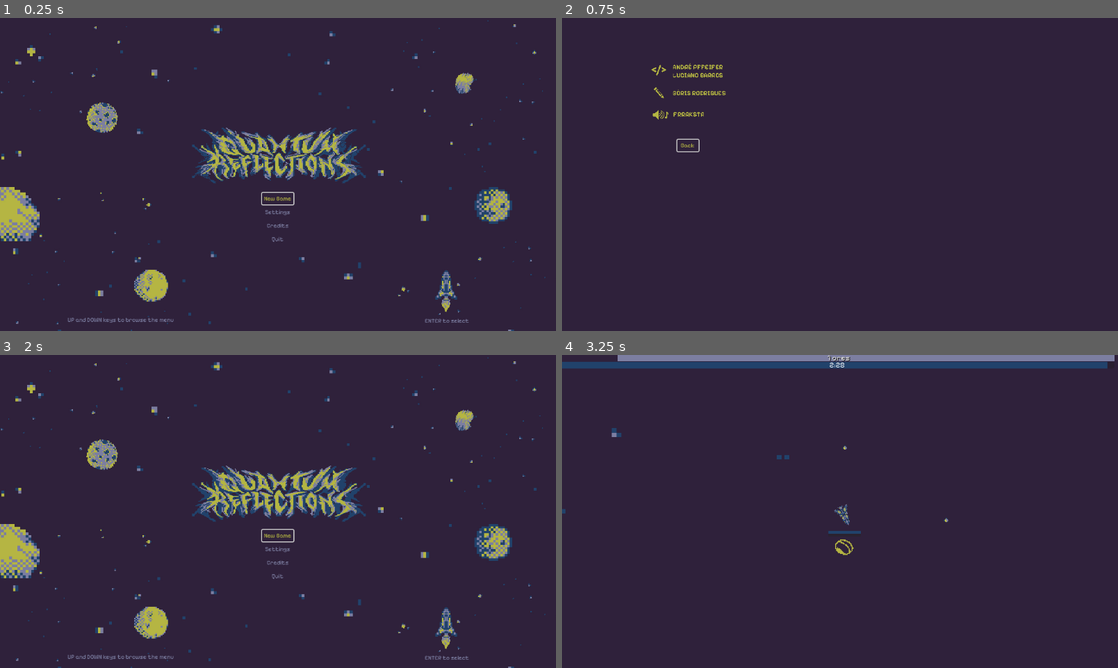
Above: before the commit, frames 1-4 (two rows, left to right).
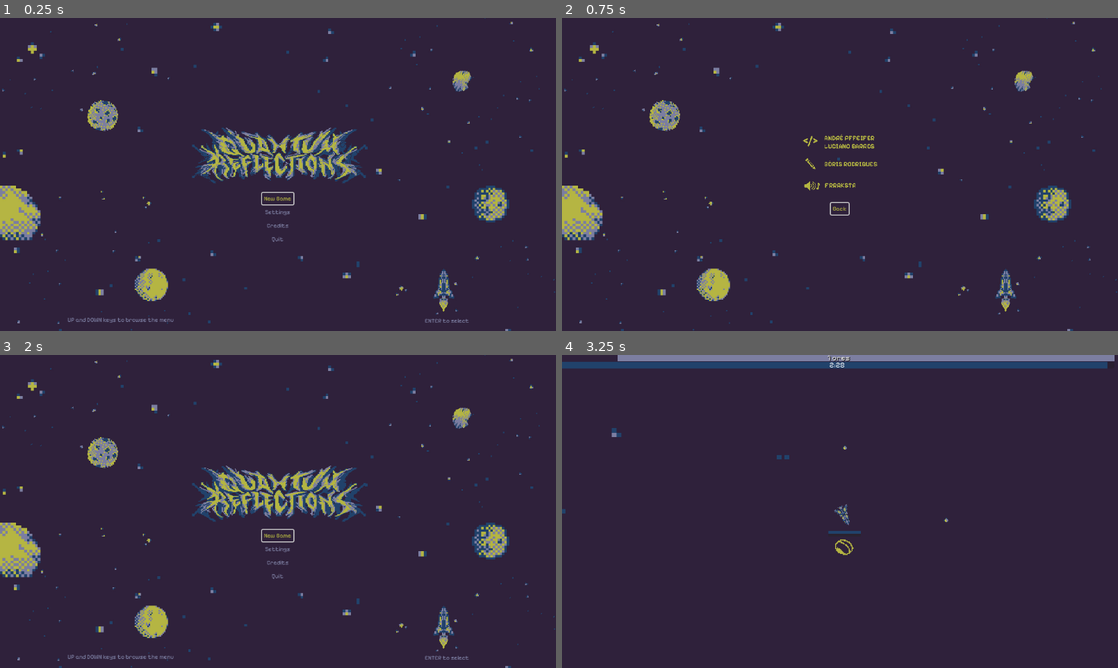
Above: after the commit, the same moments.

Repository: iparosds/Quantum-Reflections
Game: Godot game, scene res://scenes/menu.tscn
Two runs of this game, one before a commit and one after it. Both use one fixed random seed, a clock stepped at 60 frames per second and the inputs below.
Inputs (mouse positions are in pixels of both pictures, inside the frame that each line leads up to):
- Up to frame 1 (0.25 s): no input
- Up to frame 2 (0.75 s): click "Credits" at 0.5 s
- Up to frame 3 (2 s): click "Back" at 1.25 s
- Up to frame 4 (3.25 s): click "New Game" at 2 s; tap Enter (enter) at 2.75, 2.85 s; move the mouse to (962, 495) at 2.77 s; hold Right (move_right) from 2.78 s (still down)

The runs differ from the first frame. In frame 1, 2.9% of the frame differs, in the area x 0-100%, y 0-100%; in frame 2, 4.6%; in frame 3, 2.9%; in frame 4, nothing differs.

Commit message:
taiga-/task/5: centralizar tela de créditos

Diff:
--- a/scenes/creditos.gd
+++ b/scenes/creditos.gd
@@ -1,6 +1,5 @@
-extends Node2D
-
-@onready var back = $Back as Button
+extends CanvasLayer
+@onready var back : Button = $MarginContainer/VBoxContainer/Back
 
 func _ready():
 	back.grab_focus()
--- a/scenes/creditos.tscn
+++ b/scenes/creditos.tscn
@@ -1,44 +1,67 @@
-[gd_scene load_steps=6 format=3 uid="uid://1xxwiwv6mkli"]
+[gd_scene load_steps=8 format=3 uid="uid://1xxwiwv6mkli"]
 
 [ext_resource type="Script" uid="uid://cbxje6cicf13l" path="res://scenes/creditos.gd" id="1_72of5"]
 [ext_resource type="Texture2D" uid="uid://krnpsv5q7w60" path="res://assets/sprites/creditos2.png" id="1_ltvou"]
+[ext_resource type="Texture2D" uid="uid://jvmip0bjonjh" path="res://assets/sprites/bg menu.jpg" id="2_idjxt"]
 [ext_resource type="FontFile" uid="uid://d3qxk71omhsy" path="res://assets/font/PixelifySans-VariableFont_wght.ttf" id="3_kuonx"]
 [ext_resource type="AudioStream" uid="uid://bnr2bup87a15w" path="res://assets/sounds/MENU SOUND - SELECT.wav" id="4_0k3em"]
 [ext_resource type="AudioStream" uid="uid://ttsymx30w523" path="res://assets/sounds/MENU SOUND - DOWN.wav" id="5_biifp"]
 
-[node name="Creditos" type="Node2D"]
-position = Vector2(515, 264)
+[sub_resource type="Theme" id="Theme_idjxt"]
+default_font_size = 24
+
+[node name="Creditos" type="CanvasLayer"]
 script = ExtResource("1_72of5")
 
-[node name="MarginContainer" type="MarginContainer" parent="."]
+[node name="TextureRect" type="TextureRect" parent="."]
 anchors_preset = 15
 anchor_right = 1.0
 anchor_bottom = 1.0
 grow_horizontal = 2
 grow_vertical = 2
+texture = ExtResource("2_idjxt")
+expand_mode = 2
+
+[node name="MarginContainer" type="MarginContainer" parent="."]
+anchors_preset = 8
+anchor_left = 0.5
+anchor_top = 0.5
+anchor_right = 0.5
+anchor_bottom = 0.5
+offset_left = -77.0
+offset_top = -99.0
+offset_right = 77.0
+offset_bottom = 99.0
+grow_horizontal = 2
+grow_vertical = 2
 size_flags_horizontal = 4
 size_flags_vertical = 4
+theme = SubResource("Theme_idjxt")
+theme_override_constants/margin_top = 16
+theme_override_constants/margin_bottom = 16
+
+[node name="VBoxContainer2" type="VBoxContainer" parent="MarginContainer"]
+layout_mode = 2
+
+[node name="TextureRect" type="TextureRect" parent="MarginContainer/VBoxContainer2"]
+layout_mode = 2
+texture = ExtResource("1_ltvou")
+stretch_mode = 5
 
 [node name="VBoxContainer" type="VBoxContainer" parent="MarginContainer"]
 layout_mode = 2
 size_flags_horizontal = 4
+size_flags_vertical = 8
+size_flags_stretch_ratio = 0.0
+theme = SubResource("Theme_idjxt")
+
+[node name="Back" type="Button" parent="MarginContainer/VBoxContainer"]
+layout_mode = 2
+size_flags_horizontal = 4
 size_flags_vertical = 4
-
-[node name="Sprite2D" type="Sprite2D" parent="MarginContainer/VBoxContainer"]
-position = Vector2(-253, -111)
-texture = ExtResource("1_ltvou")
-
-[node name="Back" type="Button" parent="."]
-anchors_preset = -1
-offset_left = -276.0
-offset_top = -12.0
-offset_right = -232.0
-offset_bottom = 12.0
-grow_horizontal = 2
-grow_vertical = 2
 theme_override_colors/font_hover_color = Color(0.705882, 0.709804, 0.258824, 1)
+theme_override_colors/font_color = Color(0.486275, 0.494118, 0.631373, 1)
 theme_override_colors/font_focus_color = Color(0.705882, 0.709804, 0.258824, 1)
-theme_override_colors/font_color = Color(0.486275, 0.494118, 0.631373, 1)
 theme_override_fonts/font = ExtResource("3_kuonx")
 theme_override_font_sizes/font_size = 12
 text = "Back"
@@ -50,5 +73,5 @@
 [node name="down_sound" type="AudioStreamPlayer" parent="."]
 stream = ExtResource("5_biifp")
 
-[connection signal="mouse_entered" from="Back" to="." method="_on_back_mouse_entered"]
-[connection signal="pressed" from="Back" to="." method="_on_back_pressed"]
+[connection signal="mouse_entered" from="MarginContainer/VBoxContainer/Back" to="." method="_on_back_mouse_entered"]
+[connection signal="pressed" from="MarginContainer/VBoxContainer/Back" to="." method="_on_back_pressed"]
--- a/scenes/menu.tscn
+++ b/scenes/menu.tscn
@@ -90,10 +90,15 @@
 theme = SubResource("Theme_uhqyi")
 script = ExtResource("1_l1qqr")
 
-[node name="Sprite2D" type="Sprite2D" parent="."]
-position = Vector2(578, 327.25)
-scale = Vector2(0.605208, 0.595833)
+[node name="TextureRect" type="TextureRect" parent="."]
+layout_mode = 1
+anchors_preset = 15
+anchor_right = 1.0
+anchor_bottom = 1.0
+grow_horizontal = 2
+grow_vertical = 2
 texture = ExtResource("7_apl2l")
+expand_mode = 2
 
 [node name="MarginContainer" type="MarginContainer" parent="."]
 layout_mode = 1
@@ -125,8 +130,8 @@
 focus_neighbor_bottom = NodePath("../Settings")
 theme = SubResource("Theme_uhqyi")
 theme_override_colors/font_hover_color = Color(0.705882, 0.709804, 0.258824, 1)
-theme_override_colors/font_focus_color = Color(0.705882, 0.709804, 0.258824, 1)
-theme_override_colors/font_color = Color(0.486275, 0.494118, 0.631373, 1)
+theme_override_colors/font_color = Color(0.486275, 0.494118, 0.631373, 1)
+theme_override_colors/font_focus_color = Color(0.705882, 0.709804, 0.258824, 1)
 theme_override_fonts/font = ExtResource("3_la3r8")
 theme_override_font_sizes/font_size = 12
 text = "New Game"
@@ -139,8 +144,8 @@
 focus_neighbor_bottom = NodePath("../Credits")
 theme = SubResource("Theme_uhqyi")
 theme_override_colors/font_hover_color = Color(0.705882, 0.709804, 0.258824, 1)
-theme_override_colors/font_focus_color = Color(0.705882, 0.709804, 0.258824, 1)
-theme_override_colors/font_color = Color(0.486275, 0.494118, 0.631373, 1)
+theme_override_colors/font_color = Color(0.486275, 0.494118, 0.631373, 1)
+theme_override_colors/font_focus_color = Color(0.705882, 0.709804, 0.258824, 1)
 theme_override_fonts/font = ExtResource("3_la3r8")
 theme_override_font_sizes/font_size = 12
 text = "Settings"
@@ -154,8 +159,8 @@
 focus_neighbor_bottom = NodePath("../Quit")
 theme = SubResource("Theme_uhqyi")
 theme_override_colors/font_hover_color = Color(0.705882, 0.709804, 0.258824, 1)
-theme_override_colors/font_focus_color = Color(0.705882, 0.709804, 0.258824, 1)
-theme_override_colors/font_color = Color(0.486275, 0.494118, 0.631373, 1)
+theme_override_colors/font_color = Color(0.486275, 0.494118, 0.631373, 1)
+theme_override_colors/font_focus_color = Color(0.705882, 0.709804, 0.258824, 1)
 theme_override_fonts/font = ExtResource("3_la3r8")
 theme_override_font_sizes/font_size = 12
 text = "Credits"
@@ -167,8 +172,8 @@
 focus_neighbor_bottom = NodePath("../New_Game")
 theme = SubResource("Theme_uhqyi")
 theme_override_colors/font_hover_color = Color(0.705882, 0.709804, 0.258824, 1)
-theme_override_colors/font_focus_color = Color(0.705882, 0.709804, 0.258824, 1)
-theme_override_colors/font_color = Color(0.486275, 0.494118, 0.631373, 1)
+theme_override_colors/font_color = Color(0.486275, 0.494118, 0.631373, 1)
+theme_override_colors/font_focus_color = Color(0.705882, 0.709804, 0.258824, 1)
 theme_override_fonts/font = ExtResource("3_la3r8")
 theme_override_font_sizes/font_size = 12
 text = "Quit"
@@ -220,5 +225,4 @@
 [connection signal="mouse_entered" from="MarginContainer/VBoxContainer/Credits" to="." method="_on_credits_mouse_entered"]
 [connection signal="pressed" from="MarginContainer/VBoxContainer/Credits" to="." method="_on_credits_pressed"]
 [connection signal="mouse_entered" from="MarginContainer/VBoxContainer/Quit" to="." method="_on_quit_mouse_entered"]
-[connection signal="pressed" from="MarginContainer/VBoxContainer/Quit" to="." method="_on_start_pressed"]
 [connection signal="pressed" from="MarginContainer/VBoxContainer/Quit" to="." method="_on_quit_pressed"]
